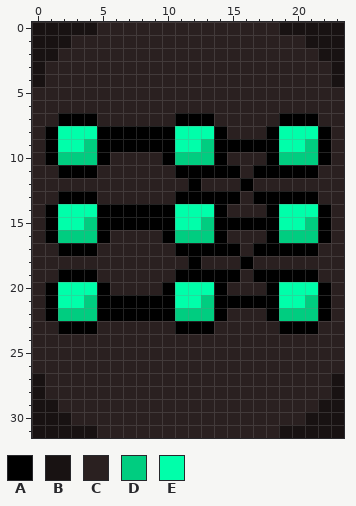
Two versions of one pixel-art sprite, Sprites/Main/Neural Network/Support Vector Machines.png. Above is the file before it was changed.
The file is 24x32 pixels.
Palette (. is transparent): A #000000  B #181212  C #2a2020  D #00cd80  E #00ffaa
Pixels before, first column x 0:
 0 BBBBBCCCCCCCCCCCCCCBBBBB
 1 BBBCCCCCCCCCCCCCCCCCCBBB
 2 BBCCCCCCCCCCCCCCCCCCCCBB
 3 BCCCCCCCCCCCCCCCCCCCCCCB
 4 BCCCCCCCCCCCCCCCCCCCCCCB
 5 CCCCCCCCCCCCCCCCCCCCCCCC
 6 CCCCCCCCCCCCCCCCCCCCCCCC
 7 CCAAACCCCCCAAACCCCCAAACC
 8 CAEEEAAAAAAEEEACCCAEEEAC
 9 CAEEDAAAAAAEEDAAAAAEEDAC
10 CADDDACCCCADDDACCCADDDAC
11 CCAAACCCCCCAAAAACAAAAACC
12 CCCCCCCCCCCCACCCACCCCCCC
13 CCAAACCCCCCAAAAACAAAAACC
14 CAEEEAAAAAAEEEACCCAEEEAC
15 CAEEDAAAAAAEEDAAAAAEEDAC
16 CADDDACCCCADDDACCCADDDAC
17 CCAAACCCCCCAAAAACAAAAACC
18 CCCCCCCCCCCCACCCACCCCCCC
19 CCAAACCCCCCAAAAACAAAAACC
20 CAEEEACCCCAEEEACCCAEEEAC
21 CAEEDAAAAAAEEDAAAAAEEDAC
22 CADDDAAAAAADDDACCCADDDAC
23 CCAAACCCCCCAAACCCCCAAACC
24 CCCCCCCCCCCCCCCCCCCCCCCC
25 CCCCCCCCCCCCCCCCCCCCCCCC
26 CCCCCCCCCCCCCCCCCCCCCCCC
27 BCCCCCCCCCCCCCCCCCCCCCCB
28 BCCCCCCCCCCCCCCCCCCCCCCB
29 BBCCCCCCCCCCCCCCCCCCCCBB
30 BBBCCCCCCCCCCCCCCCCCCBBB
31 BBBBBCCCCCCCCCCCCCCBBBBB
After:
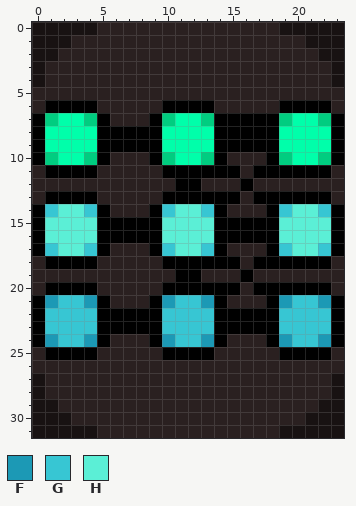
Colours new in this view: F #1c99b5  G #37c6d3  H #5befd6
What changed:
Changed rows in their new state; - is an unchanged pixel.
first column x 0:
 6 -AAAA-----AAAA-----AAAA-
 7 ADEEDA---ADEEDAAAAADEEDA
 8 AE--------E----AAA----EA
 9 AE--E-----E--E-------EEA
10 ADEE-----ADEE-------EEDA
11 -A--------A-----------A-
12 -----------A------------
13 -A--------A-----------A-
14 AGHHG-CCC-GHHG-----GHHGA
15 AHHHH-----HHHH-----HHHHA
16 AHHHH-AAAAHHHH-AAA-HHHHA
17 AGHHGA---AGHHG-C-C-GHHGA
18 -AAAA-----AA-AAACAAAAAA-
19 --CCC--------CCCACCCCC--
20 --AAAC-----AAA-A-A-AAA--
21 AFGGF-CCC-FGGF-CCC-FGGFA
22 AGGGG-----GGGG-AAA-GGGGA
23 AGGGGAAAAAGGGGAAAAAGGGGA
24 AFGGFA---AFGGFA---AFGGFA
25 -AAAA-----AAAA-----AAAA-
Where, in picture pixels (left, top, right, bottom), the same in both pictures:
changed: (32, 100, 344, 360)
